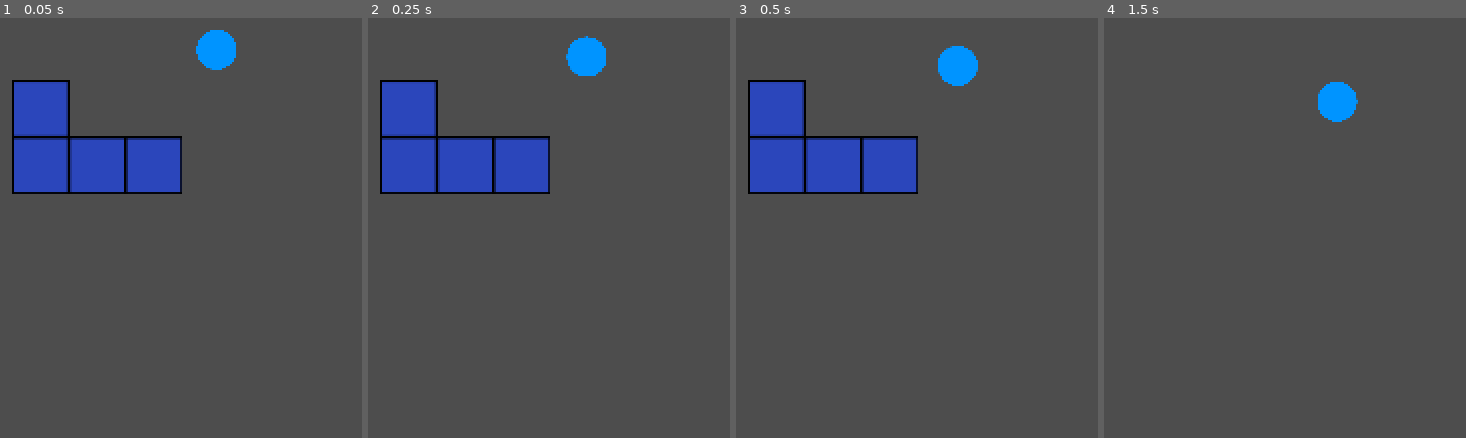
Above: before the commit, frames 1-4 (left to right).
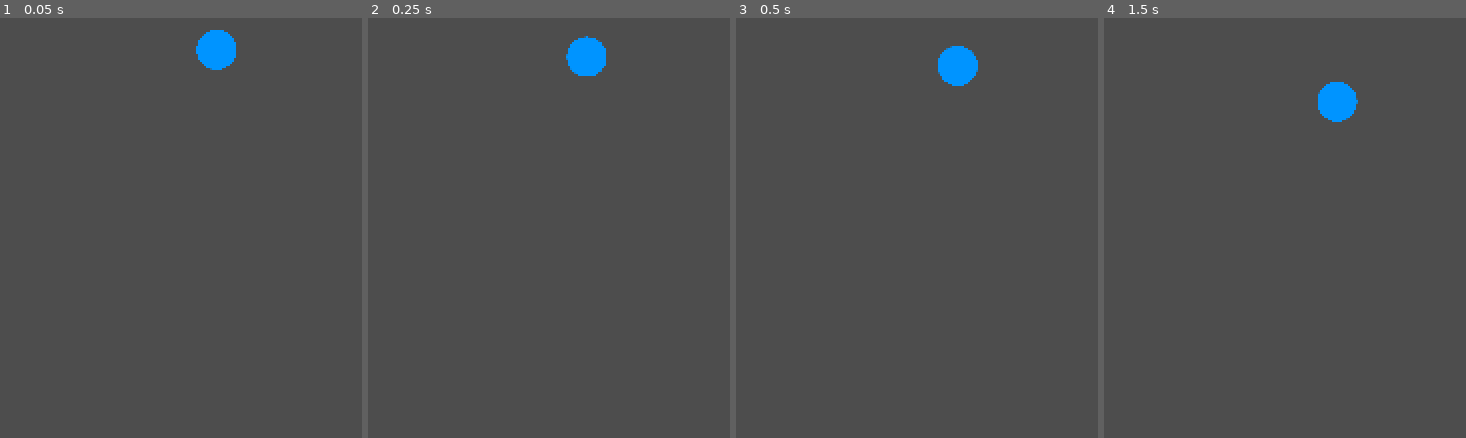
Above: after the commit, the same moments.

Repository: dadames/GMTK2024
Game: Godot game, scene res://Game/test_area.tscn
Two runs of this game, one before a commit and one after it. Both use one fixed random seed, a clock stepped at 60 frames per second and the inputs below. This scene is started directly instead of the project's main scene.
Inputs:
- Up to frame 1 (0.05 s): no input
- Up to frame 2 (0.25 s): no input
- Up to frame 3 (0.5 s): no input
- Up to frame 4 (1.5 s): hold Right (ui_right) 0.53-1.28 s; hold 0 0.53-1.28 s; hold Left (ui_left) from 1.28 s (still down); tap 0 at 1.35 s

The runs differ from the first frame. In frame 1, 8.6% of the frame differs, in the area x 3-51%, y 14-42%; in frame 2, 8.6%; in frame 3, 8.6%; in frame 4, nothing differs.
Error after the commit: Parse Error: Member "falling" is not a function. (res://Game/Brick/brick_controller.gd:58)

Commit message:
Emit falling when brick stats to fall

Diff:
--- a/Game/Brick/brick_controller.gd
+++ b/Game/Brick/brick_controller.gd
@@ -55,6 +55,7 @@
 func start_falling() -> void:
 	isFalling = true
 	print("A")
+	falling()
 
 func stop_falling() -> void:
 	isFalling = false
